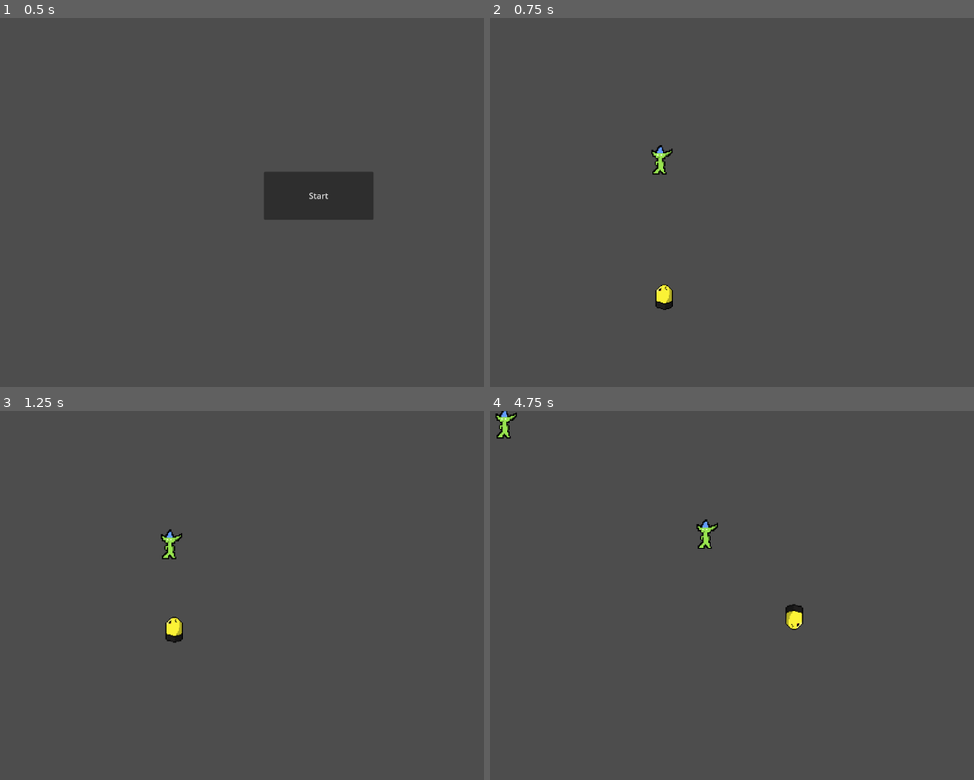
Above: before the commit, frames 1-4 (two rows, left to right).
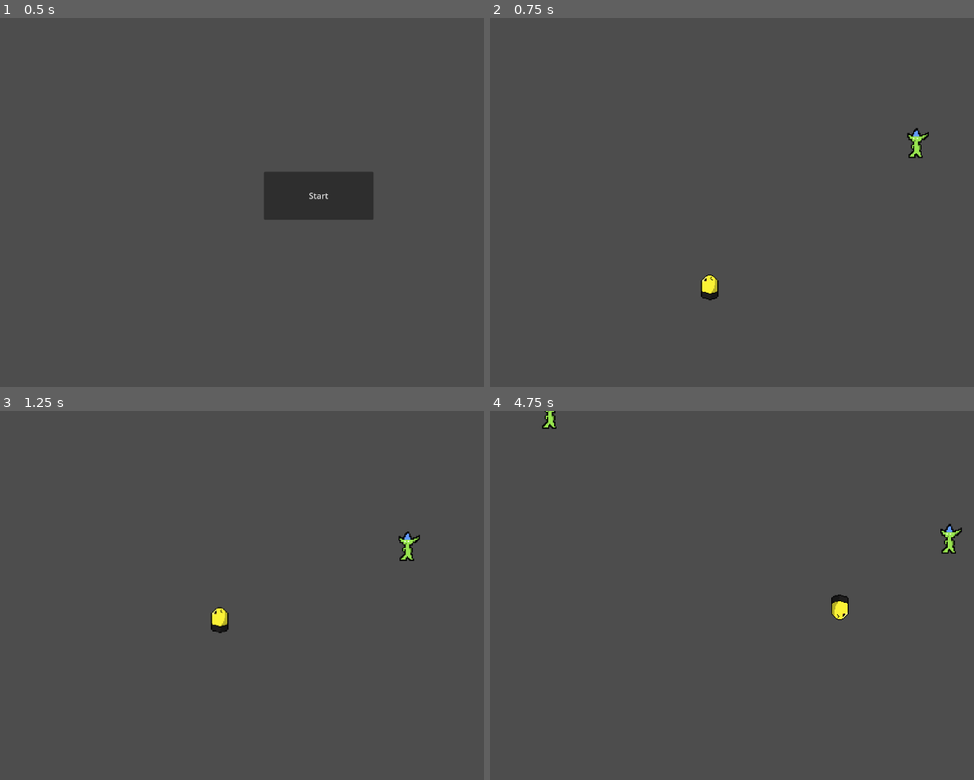
Above: after the commit, the same moments.

Repository: Kayno0o/2dJam
Game: Godot game, scene res://scenes/MainMenu.tscn
Same seed, same stepped clock (60 frames per second), same inputs: the game is played once before the commit and once after it.
Inputs:
- Up to frame 1 (0.5 s): no input
- Up to frame 2 (0.75 s): click "Start" at 0.5 s
- Up to frame 3 (1.25 s): no input
- Up to frame 4 (4.75 s): hold Right (ui_right) 1.28-2.03 s; hold Left (ui_left) 2.03-2.78 s; hold Right (ui_right) 2.78-4.28 s; hold Left (ui_left) from 4.28 s (still down)

Frame 1 is identical in both runs. In frame 2, 0.8% of the frame differs, in the area x 33-91%, y 29-80%; in frame 3, 0.8%; in frame 4, 1.1%, in the area x 1-98%, y 0-60%.

Commit message:
refactor: change vars to const + get first element in group

Diff:
--- a/scenes/MainMenu.tscn
+++ b/scenes/MainMenu.tscn
@@ -1,15 +1,15 @@
-[gd_scene load_steps=2 format=3 uid="uid://cn8sllk7410hw"]
+[gd_scene load_steps=2 format=3 uid="uid://do77ayfbvjtcw"]
 
-[ext_resource type="Script" path="res://scripts/Bouton_Main_Menu.gd" id="1_wysxy"]
+[ext_resource type="Script" path="res://scripts/menu/main/start.gd" id="1_v6daj"]
 
 [node name="MainMenu" type="Node2D"]
 
-[node name="Button" type="Button" parent="."]
+[node name="StartButton" type="Button" parent="."]
 offset_left = 529.0
 offset_top = 300.0
 offset_right = 743.0
 offset_bottom = 394.0
 text = "Start"
-script = ExtResource("1_wysxy")
+script = ExtResource("1_v6daj")
 
-[connection signal="pressed" from="Button" to="Button" method="_on_pressed"]
+[connection signal="pressed" from="StartButton" to="StartButton" method="_on_pressed"]
--- a/scenes/main.tscn
+++ b/scenes/main.tscn
@@ -1,20 +1,22 @@
 [gd_scene load_steps=5 format=3 uid="uid://bf0ha836ro2xb"]
 
 [ext_resource type="Script" path="res://scripts/main.gd" id="1_15lf6"]
-[ext_resource type="PackedScene" uid="uid://cfth53boo1ee6" path="res://scenes/Player.tscn" id="2_wqw82"]
-[ext_resource type="PackedScene" uid="uid://cfakrybbgvpkk" path="res://scenes/Enemy.tscn" id="3_jpl88"]
+[ext_resource type="PackedScene" uid="uid://b1x5sdgoud7vw" path="res://scenes/Player.tscn" id="2_wqw82"]
+[ext_resource type="PackedScene" uid="uid://bt1ljp5hmc4lc" path="res://scenes/Enemy.tscn" id="3_jpl88"]
 [ext_resource type="Script" path="res://scripts/timer.gd" id="4_tnmtm"]
 
 [node name="Node2D" type="Node2D"]
 script = ExtResource("1_15lf6")
 
 [node name="Player" parent="." instance=ExtResource("2_wqw82")]
-position = Vector2(354, 586)
+position = Vector2(-197, 207)
 
 [node name="Enemy" parent="." instance=ExtResource("3_jpl88")]
-position = Vector2(347, 264)
+position = Vector2(218, -123)
 
 [node name="Timer" type="Timer" parent="."]
 script = ExtResource("4_tnmtm")
 
+[node name="Camera2D" type="Camera2D" parent="."]
+
 [connection signal="timeout" from="Timer" to="." method="_on_timer_timeout"]
--- a/scripts/bullet.gd
+++ b/scripts/bullet.gd
@@ -1,9 +1,9 @@
 extends CharacterBody2D
 
+const ROTATION_VELOCITY = .05
+const VELOCITY_DECAY_PERCENT = 0.15  # The rate at which velocity decays
 
-const ROTATION_VELOCITY = .05
-var speedOverTime = 15000
-const DAMPING = 0.15  # The rate at which velocity decays
+var speed = 15000
 
 
 func _ready() -> void:
@@ -16,11 +16,11 @@
 		rotate(rotation_direction * ROTATION_VELOCITY)
 
 	# Accelerate the player forward
-	velocity = Vector2(speedOverTime, 0).rotated(rotation - deg_to_rad(90)) * delta
+	velocity = Vector2(speed, 0).rotated(rotation - deg_to_rad(90)) * delta
 
-	# Apply damping to reduce velocity over time
-	var decay = speedOverTime * DAMPING * delta
-	speedOverTime -= decay
+	# Apply decay to reduce velocity over time
+	var decay = speed * VELOCITY_DECAY_PERCENT * delta
+	speed -= decay
 
 	# Apply the movement
 	move_and_slide()
@@ -28,7 +28,5 @@
 
 func _on_area_2d_area_entered(area: Area2D) -> void:
 	if area.is_in_group('enemy'):
-		speedOverTime += 10000
+		speed += 10000
 		area.get_parent().queue_free()
-	print_debug(area)
-	pass # Replace with function body.
--- a/scripts/enemy.gd
+++ b/scripts/enemy.gd
@@ -1,40 +1,28 @@
 extends CharacterBody2D
 
-var PLAYER_GROUP
-var PLAYER
-var SPEED = 5000
-var MAX_DISTANCE = 250
-var MIN_DISTANCE = 200
+var player
+const SPEED = 5000
+const MAX_DISTANCE = 250
+const MIN_DISTANCE = 200
 
 
-# Called when the node enters the scene tree for the first time.
 func _ready() -> void:
+	player = get_tree().get_first_node_in_group("player")
 
-	#Get all nodes that are attributed to the player group
-	PLAYER_GROUP = get_tree().get_nodes_in_group("player")
-
-	#Get the player ID
-	PLAYER = PLAYER_GROUP[0]
-
-	pass # Replace with function body.
-
-
-# Called every frame. 'delta' is the elapsed time since the previous frame.
 func _process(_delta: float) -> void:
 	pass
 
 func _physics_process(delta: float) -> void:
+	# Make the enemy goal position to the player if far enough
+	if position.distance_to(player.position) > MAX_DISTANCE :
+		velocity = position.direction_to(player.position) * delta * SPEED
 
-	#Make the ennemie goal position to the player if far enough
-	if position.distance_to(PLAYER.position) > MAX_DISTANCE :
-		velocity = position.direction_to(PLAYER.position) * delta * SPEED
-
-	#Make the ennemie goal position away from the player if too close
-	elif position.distance_to(PLAYER.position) < MIN_DISTANCE :
-		velocity = - position.direction_to(PLAYER.position) * delta * SPEED
+	# Make the enemy goal position away from the player if too close
+	elif position.distance_to(player.position) < MIN_DISTANCE :
+		velocity = - position.direction_to(player.position) * delta * SPEED
 
 	else :
 		velocity = Vector2(0, 0)
-	#Move the ennemie
+
+	# Move the ennemy
 	move_and_slide()
-	pass
--- a/scripts/main.gd
+++ b/scripts/main.gd
@@ -1,37 +1,30 @@
 extends Node2D
 
-var ENNEMIE = preload("res://scenes/Enemy.tscn")
-var PLAYER_GROUP
-var PLAYER
-var SPAWNING_RANGE = 800
+const SPAWNING_RANGE = 800
 
-# Called when the node enters the scene tree for the first time.
+var enemy = preload("res://scenes/Enemy.tscn")
+var player
+
 func _ready() -> void:
+	player = get_tree().get_first_node_in_group("player")
 
-		#Get all nodes that are attributed to the player group
-	PLAYER_GROUP = get_tree().get_nodes_in_group("player")
-
-	#Get the player ID
-	PLAYER = PLAYER_GROUP[0]
-
-
-# Called every frame. 'delta' is the elapsed time since the previous frame.
 func _process(_delta: float) -> void:
 	pass
-
 
 func _draw() -> void:
 	pass
 
+func _on_timer_timeout():
+	# Create a new enemy
+	var newEnemy = enemy.instantiate()
 
-func _on_timer_timeout():
+	# Get a random position for the new enemy
+	var randX = randi_range(-SPAWNING_RANGE, SPAWNING_RANGE)
+	var randY = randi_range(-SPAWNING_RANGE, SPAWNING_RANGE)
 
-	# Create a new ennemie
-	var Spawnling = ENNEMIE.instantiate()
+	# Give him a position
+	newEnemy.position = Vector2(player.position.x + randX, player.position.y + randY)
 
-	#Give him a position
-	Spawnling.position = Vector2(PLAYER.position.x + randi_range(SPAWNING_RANGE, -SPAWNING_RANGE), PLAYER.position.y + randi_range(SPAWNING_RANGE, -SPAWNING_RANGE))
-
-	#Spawn the ennemie
-	add_child(Spawnling)
+	# Spawn the enemy
+	add_child(newEnemy)
 	pass # Replace with function body.
--- a/scripts/Bouton_Main_Menu.gd
+++ b/scripts/menu/main/start.gd
@@ -1,8 +1,4 @@
 extends Button
-
-
-
 
 func _on_pressed():
 	get_tree().change_scene_to_file("res://scenes/main.tscn")
-	pass # Replace with function body.
Not shown: 1 places in scenes/Enemy.tscn that only renumber resources
Not shown: 1 places in scenes/Player.tscn that only renumber resources
